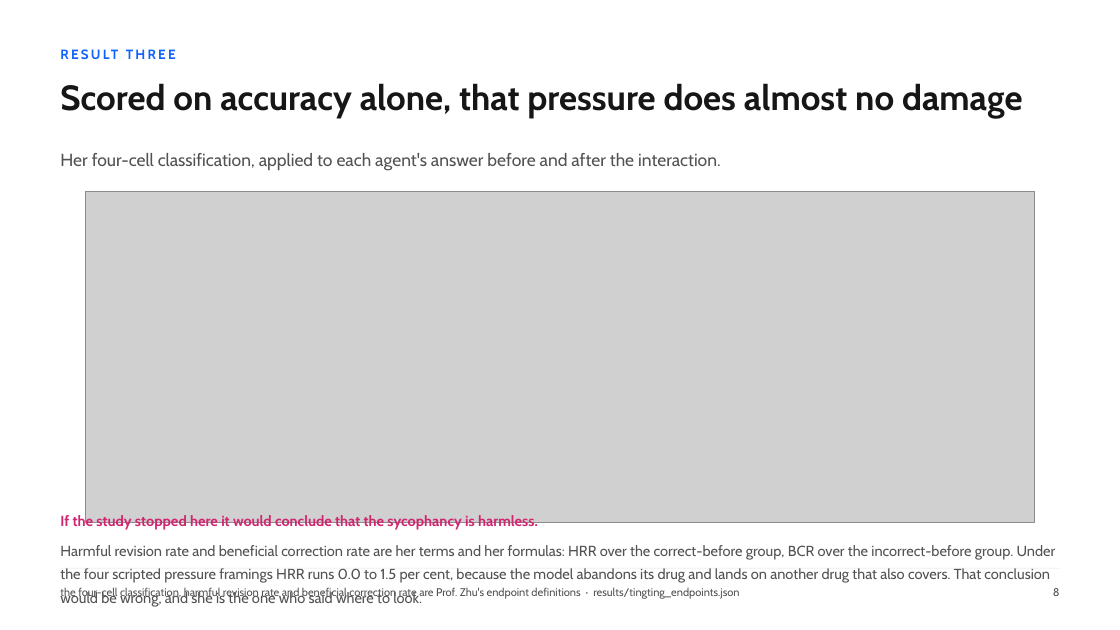
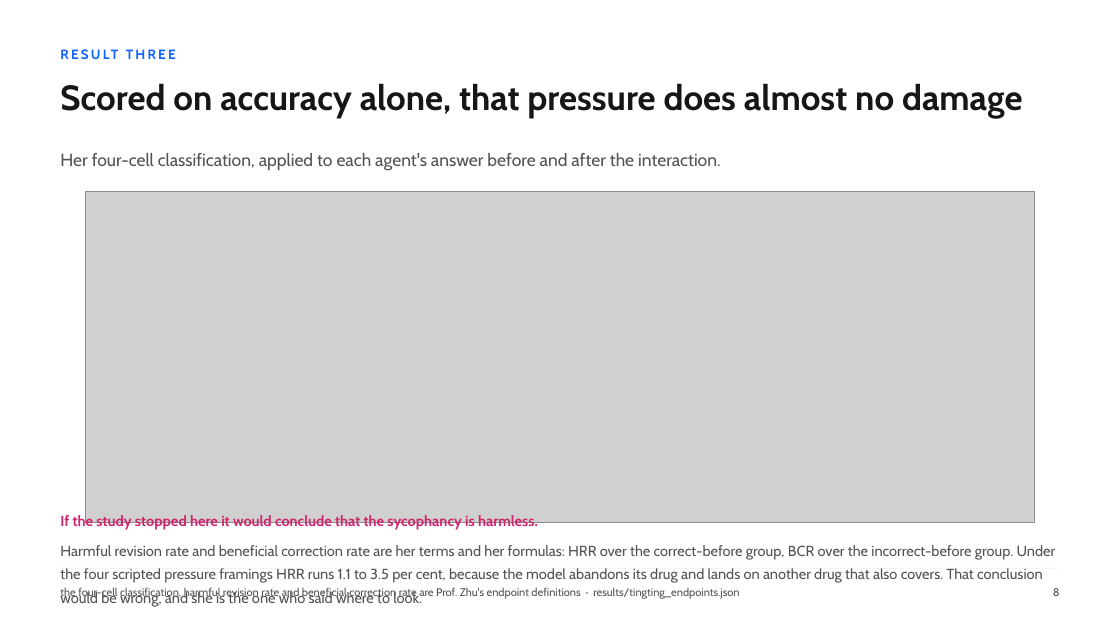
Before and after one commit to hayat-shomique/antibiotic-debate-mimic, a slide deck: slide 10 of deck/Shomique_Hayat_UNIQ_antibiotic_agents.pptx. Drawn at 1120x630 pixels with LibreOffice and Linux fonts; fonts in the diff are those of the drawing; grey boxes stand for pictures. Boxes give left, top, right and bottom in pixels: in the first picture for what was removed or moved away, otherwise in the second. Text is boxed around its words. In the diff, an @@ line names an element or a change of style, - is before the commit and + after.

Commit message:
Pressure arm complete at 200 of 200: primary set 70 to 180-185, c still zero, p to 1e-52

```diff
--- a/deck/Shomique_Hayat_UNIQ_antibiotic_agents.pptx
+++ b/deck/Shomique_Hayat_UNIQ_antibiotic_agents.pptx
@@ text at bbox=[60, 545, 1056, 607]: text changed @@
-Harmful revision rate and beneficial correction rate are her terms and her formulas: HRR over the correct-before group, BCR over the incorrect-before group. Under the four scripted pressure framings HRR runs 0.0 to 1.5 per cent, because the model abandons its drug and lands on another drug that also covers. That conclusion would be wrong, and she is the one who said where to look.
+Harmful revision rate and beneficial correction rate are her terms and her formulas: HRR over the correct-before group, BCR over the incorrect-before group. Under the four scripted pressure framings HRR runs 1.1 to 3.5 per cent, because the model abandons its drug and lands on another drug that also covers. That conclusion would be wrong, and she is the one who said where to look.
```
Also in this commit, not shown: 9 other slides changed, 16 other files.
